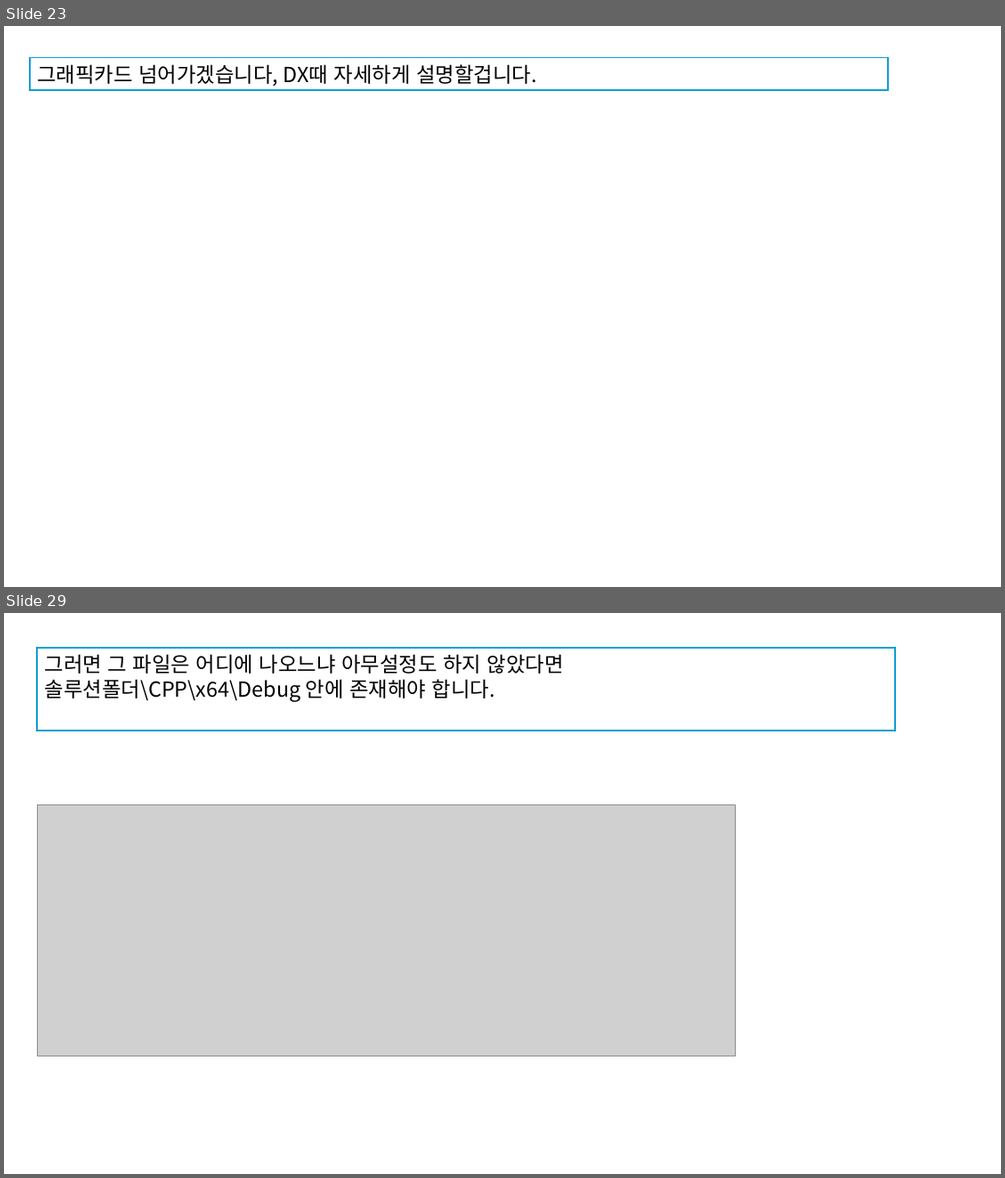
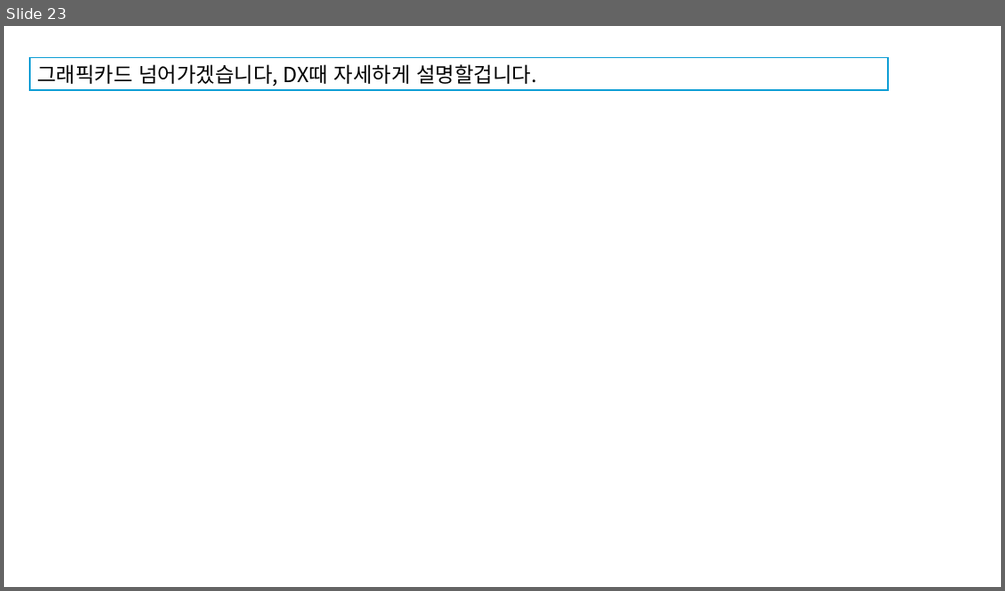
Before and after one commit to JaeSuGang/AssortRockAssignment, a slide deck: DOC/240910_프로젝트만들기.pptx. Shown one above the other, each under a label of ours: slides 23 and 29 before the commit, slide 23 after it; the slides between them are not shown. The pictures are 1005x1178 and 1005x591 pixels, drawn with LibreOffice and Linux fonts; fonts in the diff are those of the drawing; grey boxes stand for pictures. Boxes give left, top, right and bottom in pixels: in the first picture for what was removed or moved away, otherwise in the second. Text is boxed around its words. In the diff, an @@ line names an element or a change of style, - is before the commit and + after.

```diff
--- a/DOC/240910_프로젝트만들기.pptx
+++ b/DOC/240910_프로젝트만들기.pptx
@@ slide 29 removed at <box>4,613,1001,1174</box>, background #FFFFFF @@
@@ rectangle removed at <box>37,648,896,730</box> @@
-그러면 그 파일은 어디에 나오느냐 아무설정도 하지 않았다면
-솔루션폴더\CPP\x64\Debug 안에 존재해야 합니다.
@@ picture removed at <box>37,805,735,1055</box> @@
```
Also in this commit, not shown: 11 other slides removed, 10 other files.
